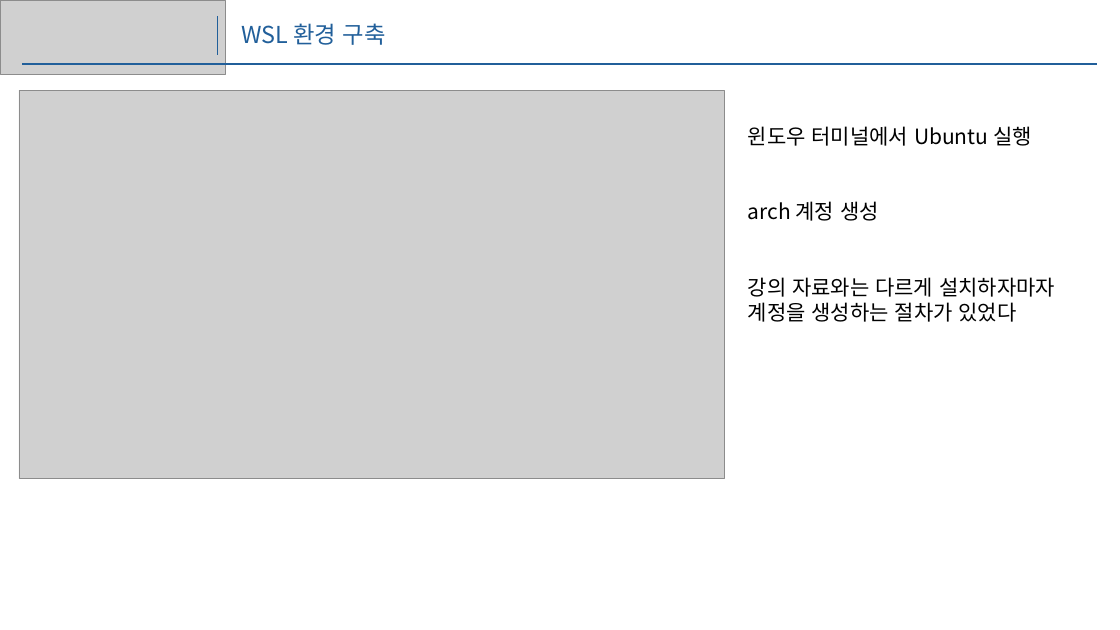
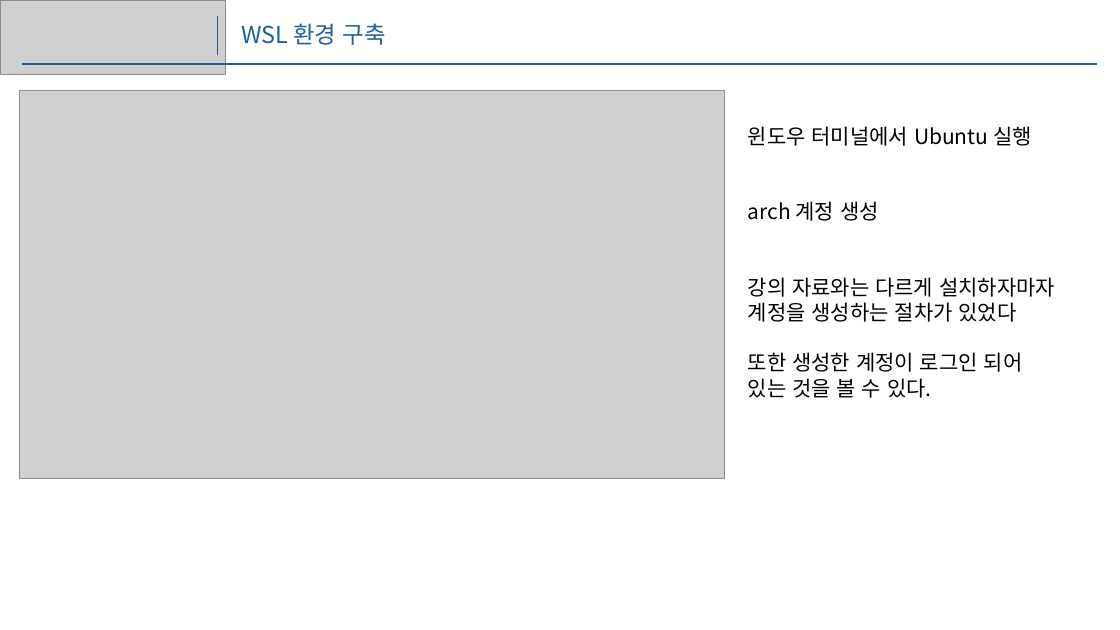
Before and after one commit to DongUk-Shin/3rd1sem, a slide deck: slide 5 of 운영체제/1w/1주.pptx. Drawn at 1120x630 pixels with LibreOffice and Linux fonts; fonts in the diff are those of the drawing; grey boxes stand for pictures. Boxes give left, top, right and bottom in pixels: in the first picture for what was removed or moved away, otherwise in the second. Text is boxed around its words. In the diff, an @@ line names an element or a change of style, - is before the commit and + after.

```diff
--- a/운영체제/1w/1주.pptx
+++ b/운영체제/1w/1주.pptx
@@ text at [748,352,1023,398]: paragraph added @@
+또한 생성한 계정이 로그인 되어
+있는 것을 볼 수 있다.
```
Also in this commit, not shown: 1 other slide changed, 3 slides added, 2 slides removed, 2 other files.
